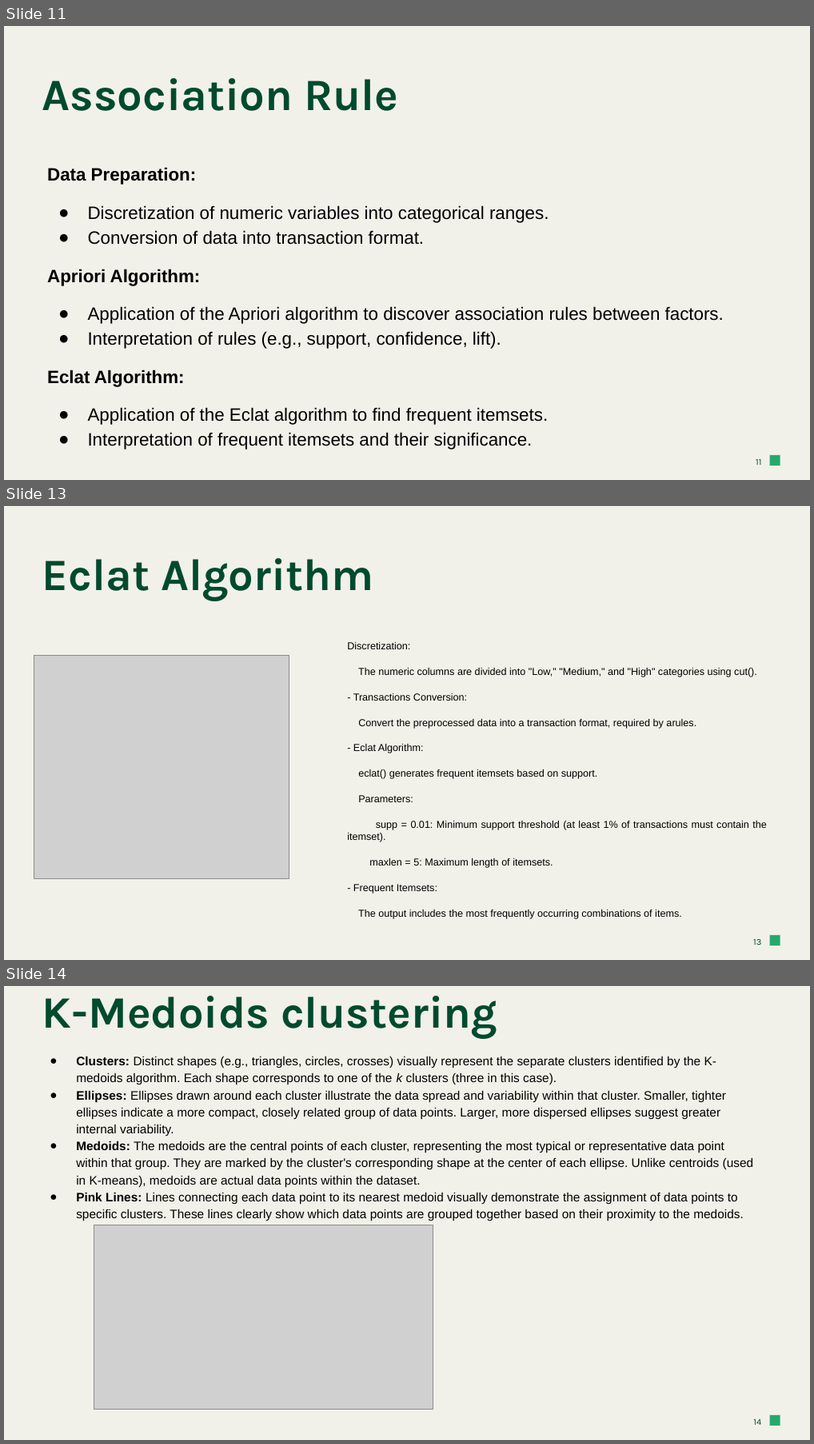
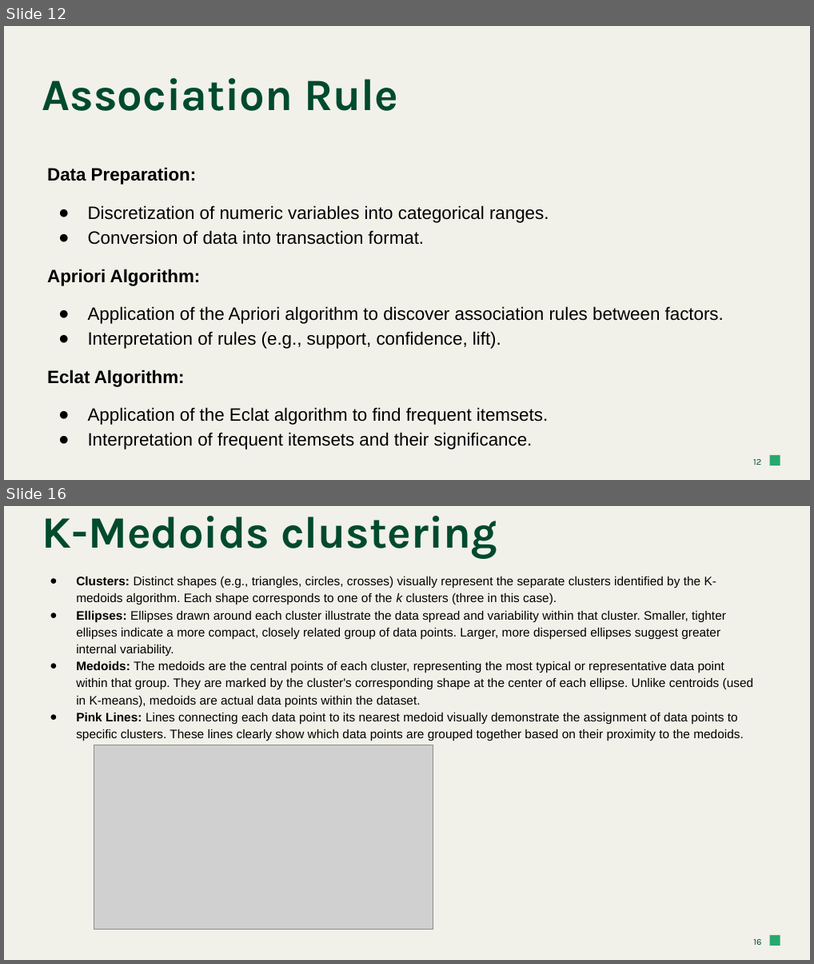
Before and after one commit to vemuladevendran/datamining, a slide deck: GROUP-10.pptx. Shown one above the other, each under a label of ours: slides 11, 13 and 14 before the commit, slides 12 and 16 after it; the slides between them are not shown. The pictures are 814x1444 and 814x964 pixels, drawn with LibreOffice and Linux fonts; fonts in the diff are those of the drawing; grey boxes stand for pictures. Boxes give left, top, right and bottom in pixels: in the first picture for what was removed or moved away, otherwise in the second. Text is boxed around its words. In the diff, an @@ line names an element or a change of style, - is before the commit and + after.

```diff
--- a/GROUP-10.pptx
+++ b/GROUP-10.pptx
@@ slide 13 removed at [4,506,810,960], background #F1F1E9; not listed: 1 template element that a slide beside it also shows @@
@@ title removed at [42,558,374,601] @@
-Eclat Algorithm
@@ subtitle removed at [347,642,767,919] @@
-Discretization:
-The numeric columns are divided into "Low," "Medium," and "High" categories using cut().
-- Transactions Conversion:
-Convert the preprocessed data into a transaction format, required by arules.
-- Eclat Algorithm:
-eclat() generates frequent itemsets based on support.
-Parameters:
-supp = 0.01: Minimum support threshold (at least 1% of transactions must contain the itemset).
-maxlen = 5: Maximum length of itemsets.
-- Frequent Itemsets:
-The output includes the most frequently occurring combinations of items.
@@ picture removed at [34,655,290,879] @@
@@ page number removed at [754,939,762,944] @@
-13
@@ what was slide 11 is now slide 12 @@
@@ page number at [754,459,762,464]: text changed @@
-11
+12
@@ what was slide 14 is now slide 16 @@
@@ page number at [754,939,762,944]: text changed @@
-14
+16
```
Also in this commit, not shown: 4 slides changed, 3 slides added.
